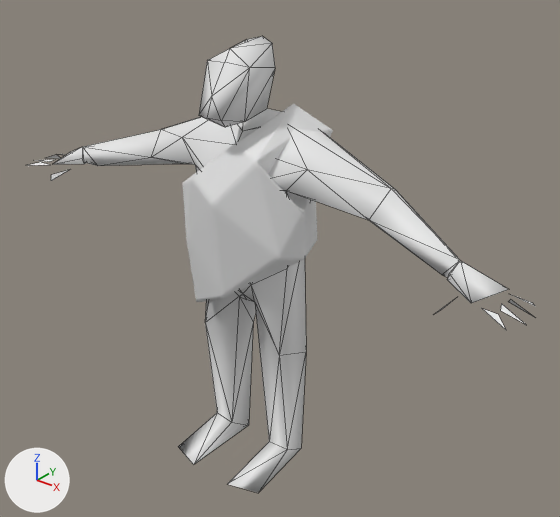
Before and after pictures for a commit that changed the FBX model Project_clone_0/Assets/_Models/Animals/Human Model 2.fbx.
Camera for both pictures: a 50 mm camera at (1.339, -1.504, 1.688) aimed at (0.069, 0.084, 0.703). The axes (+X, +Y, +Z) are drawn at lower left. The lights are the same throughout. Mesh edges are drawn as thin lines on the coarser meshes. Where no turn or scale is listed for an object, it has been applied to the vertices.

Before the edit, the objects in view are built like this:
```python
me_mesh_002 = bpy.data.meshes.new('Mesh.002')
me_mesh_002.from_pydata(...)  # 12030 vertices, 23808 faces; spans x -0.206..0.209, y -0.127..0.218, z 0.957..1.625
me_mesh_003 = bpy.data.meshes.new('Mesh.003')
me_mesh_003.from_pydata(...)  # 126 vertices, 196 faces; spans x -0.86..0.86, y -0.18..0.18, z 0.49..1.79
ob_dummy = bpy.data.objects.new('Dummy', me_mesh_003)
ob_dummy.location = (0.0, 0.0, -0.463)
ob_peltbear = bpy.data.objects.new('PeltBear', me_mesh_002)
ob_peltbear.location = (0.0, 0.0, -0.463)
```
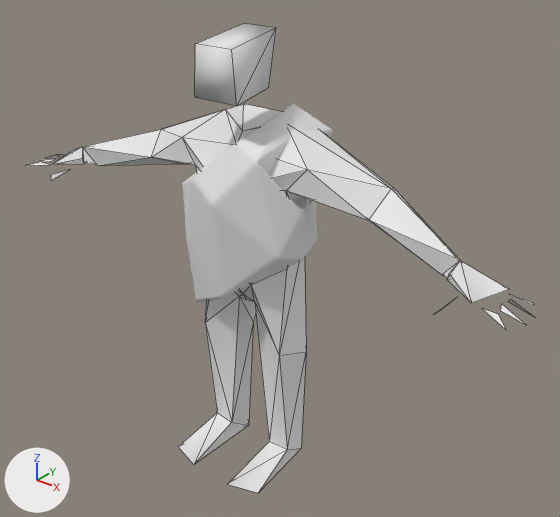
Commit message: human model

What differs and where, as boxes [x1, y1, x2, y2] in the pictures (560 x 517 px):
'Dummy', reshaped
    before: [26, 36, 535, 493]
    after: [26, 24, 535, 493]
part 1 of me_mesh_003, rebuilt (6% wider, 10% shorter)
    before: [199, 36, 275, 127]
    after: [195, 24, 276, 106]

Patch to the scene script:
```diff
--- a/Project_clone_0/Assets/_Models/Animals/Human Model 2.fbx.py
+++ b/Project_clone_0/Assets/_Models/Animals/Human Model 2.fbx.py
@@ me_mesh_003 @@
 # used by ob_dummy; location = (0.0, 0.0, -0.463)
-me_mesh_003.from_pydata(...)  # 126 vertices, 196 faces; spans x -0.86..0.86, y -0.18..0.18, z 0.49..1.79
+me_mesh_003.from_pydata(...)  # 113 vertices, 166 faces; spans x -0.86..0.86, y -0.18..0.18, z 0.49..1.82
+# me_mesh_003 part 1: the loose piece of 21 vertices spanning x -0.08..0.08, y -0.13..0.13, z 1.58..1.79 is rebuilt with 8 vertices and now spans x -0.07..0.07, y -0.09..0.08, z 1.65..1.82
+# me_mesh_003 part 2: the surface is now shaded flat
```
